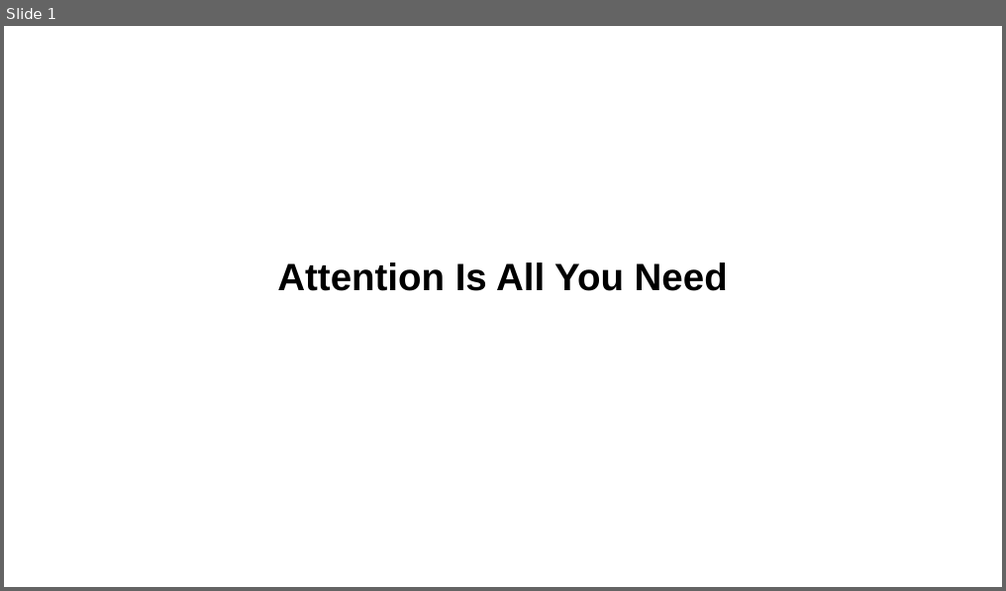
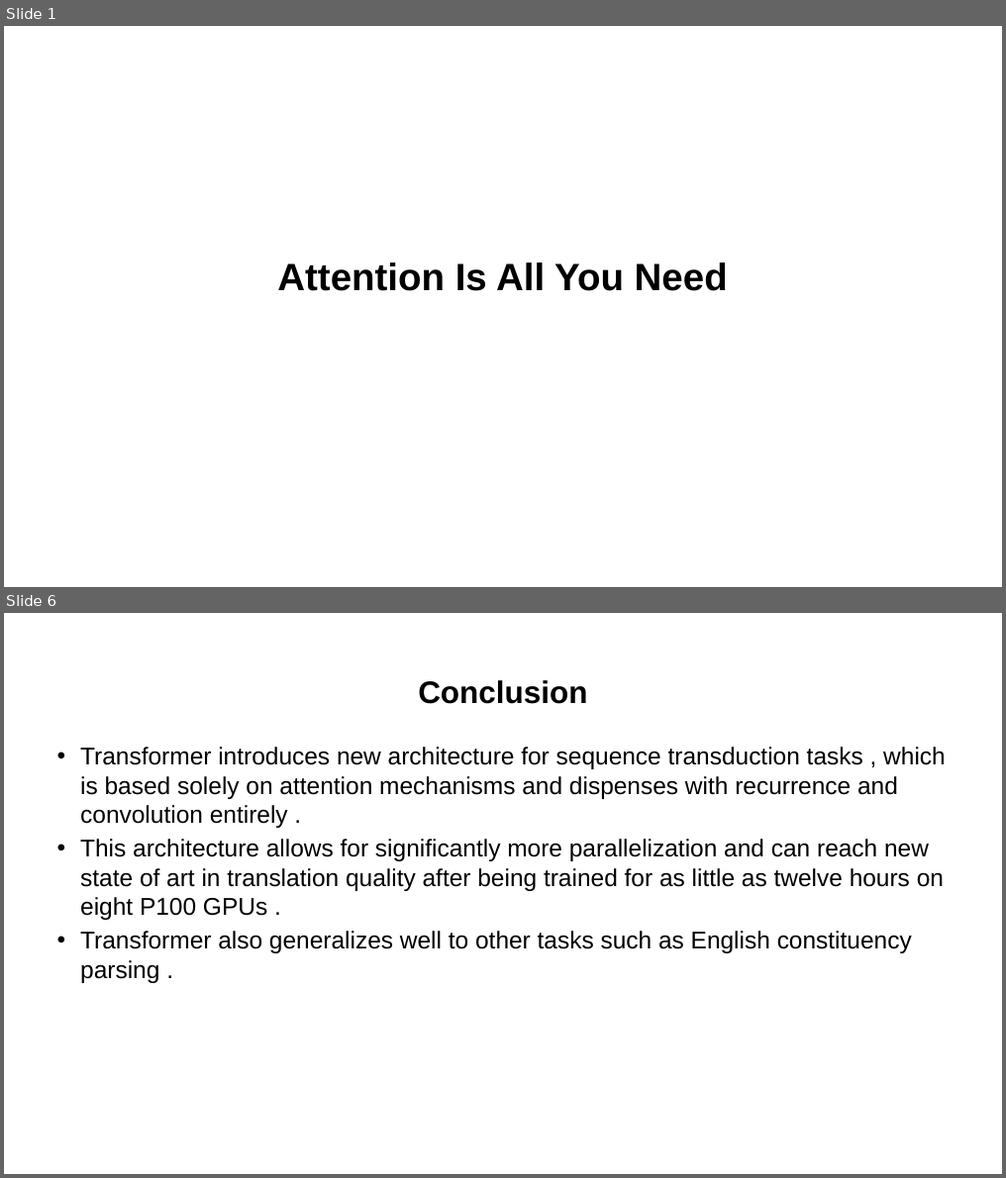
Before and after one commit to BidhanAcharya/Front-end, a slide deck: slides/Attention Is All You Need.pptx. Shown one above the other, each under a label of ours: slide 1 before the commit, slides 1 and 6 after it; the slides between them are not shown. The pictures are 1006x591 and 1006x1178 pixels, drawn with LibreOffice and Linux fonts; fonts in the diff are those of the drawing. Boxes give left, top, right and bottom in pixels: in the first picture for what was removed or moved away, otherwise in the second. Text is boxed around its words. In the diff, an @@ line names an element or a change of style, - is before the commit and + after.

```diff
--- a/slides/Attention Is All You Need.pptx
+++ b/slides/Attention Is All You Need.pptx
@@ slide 6 added at [4, 613, 1002, 1174], background #FFFFFF @@
@@ title added at [418, 680, 587, 704], 36 pt, text #000000, bold @@
+Conclusion
@@ text added at [80, 747, 945, 983], 28 pt, text #000000 @@
+• Transformer introduces new architecture for sequence transduction tasks , which is based solely on attention mechanisms and dispenses with recurrence and convolution entirely .
+• This architecture allows for significantly more parallelization and can reach new state of art in translation quality after being trained for as little as twelve hours on eight P100 GPUs .
+• Transformer also generalizes well to other tasks such as English constituency parsing .
```
Also in this commit, not shown: 4 slides changed, 1 slide removed, 5 other files.
